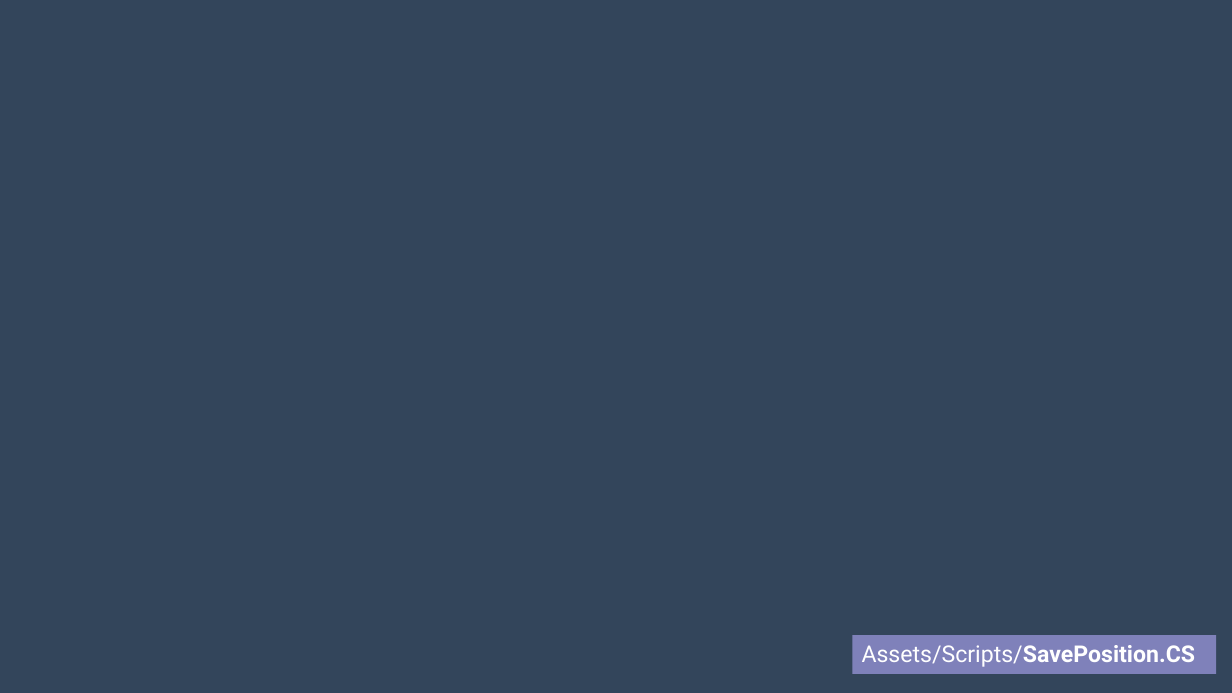
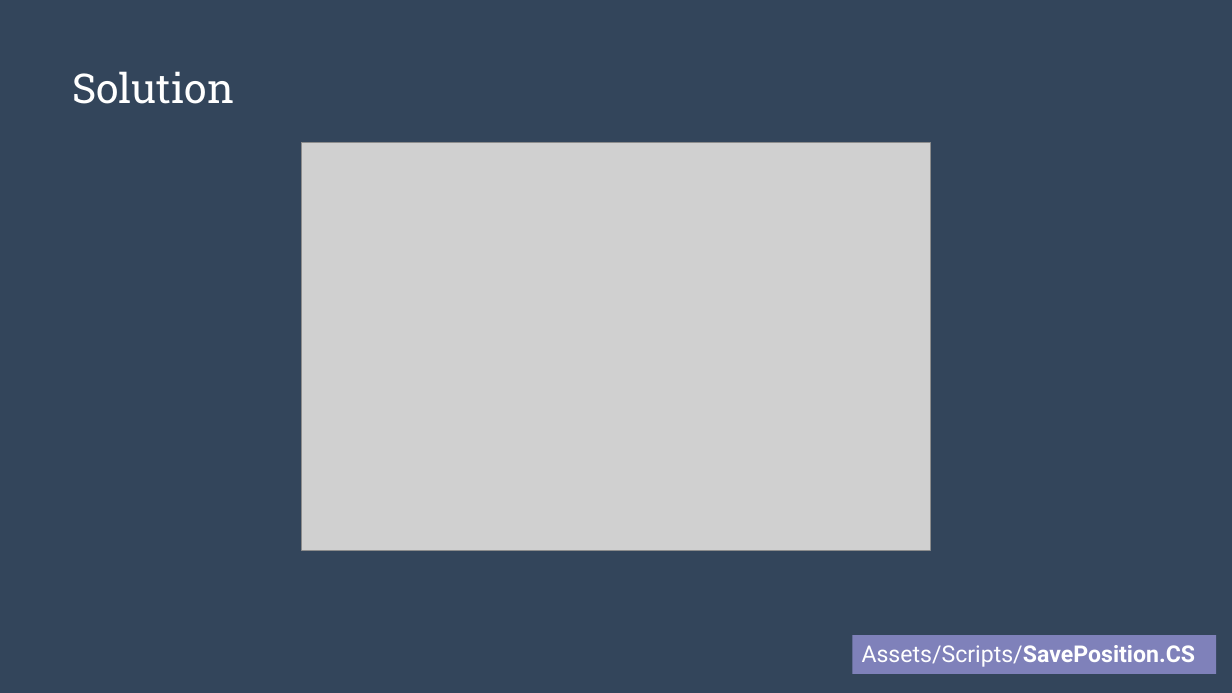
Before and after one commit to alexasummers/Serialization, a slide deck: slide 10 of Serialization/Lecture.pptx. Drawn at 1232x693 pixels with LibreOffice and Linux fonts; fonts in the diff are those of the drawing; grey boxes stand for pictures. Boxes give left, top, right and bottom in pixels: in the first picture for what was removed or moved away, otherwise in the second. Text is boxed around its words. In the diff, an @@ line names an element or a change of style, - is before the commit and + after.

Commit message:
Update SavePosition and Lecture
Update SavePosition to be cleaner and added official problem and solution slide for SavePosition script

```diff
--- a/Serialization/Lecture.pptx
+++ b/Serialization/Lecture.pptx
@@ title added at (73,71,234,104), 32 pt, text #FFFFFF @@
+Solution
@@ picture added at (301,143,931,551) @@
```
Also in this commit, not shown: 1 other slide changed, 1 slide added, 1 other file.
